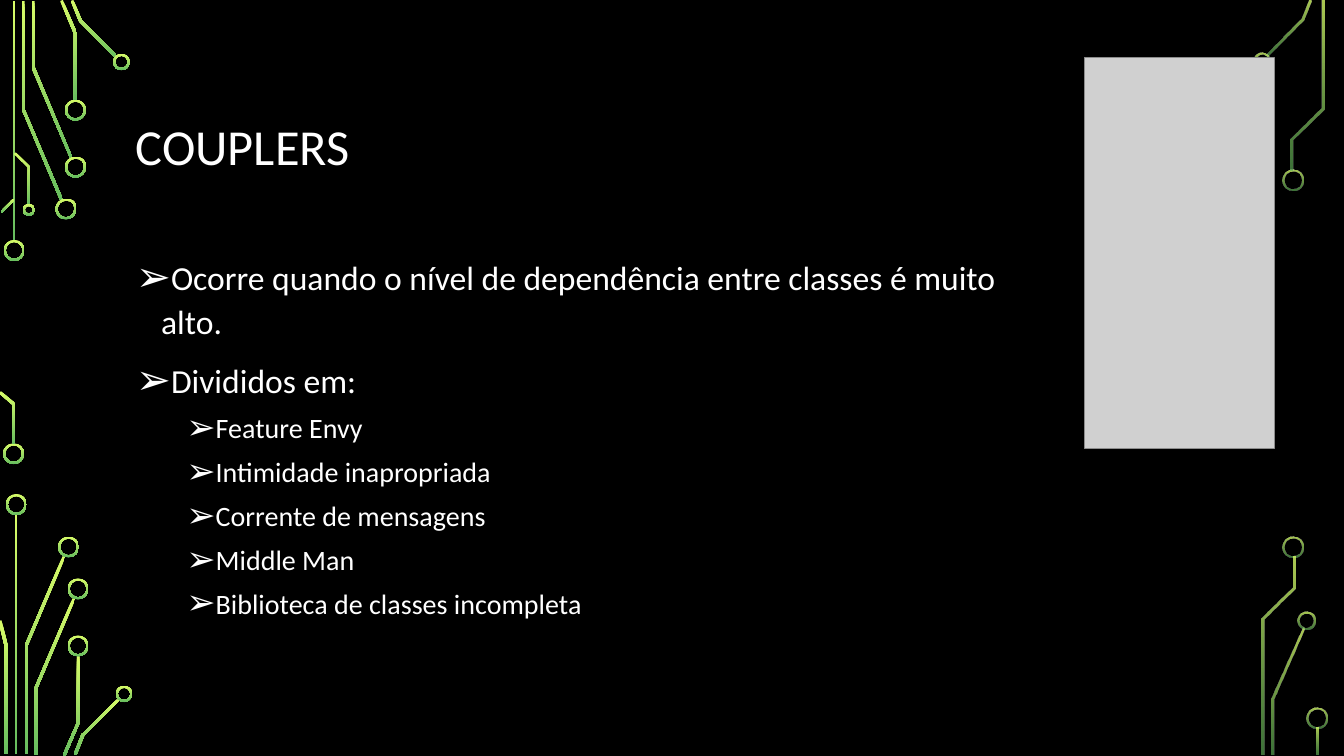
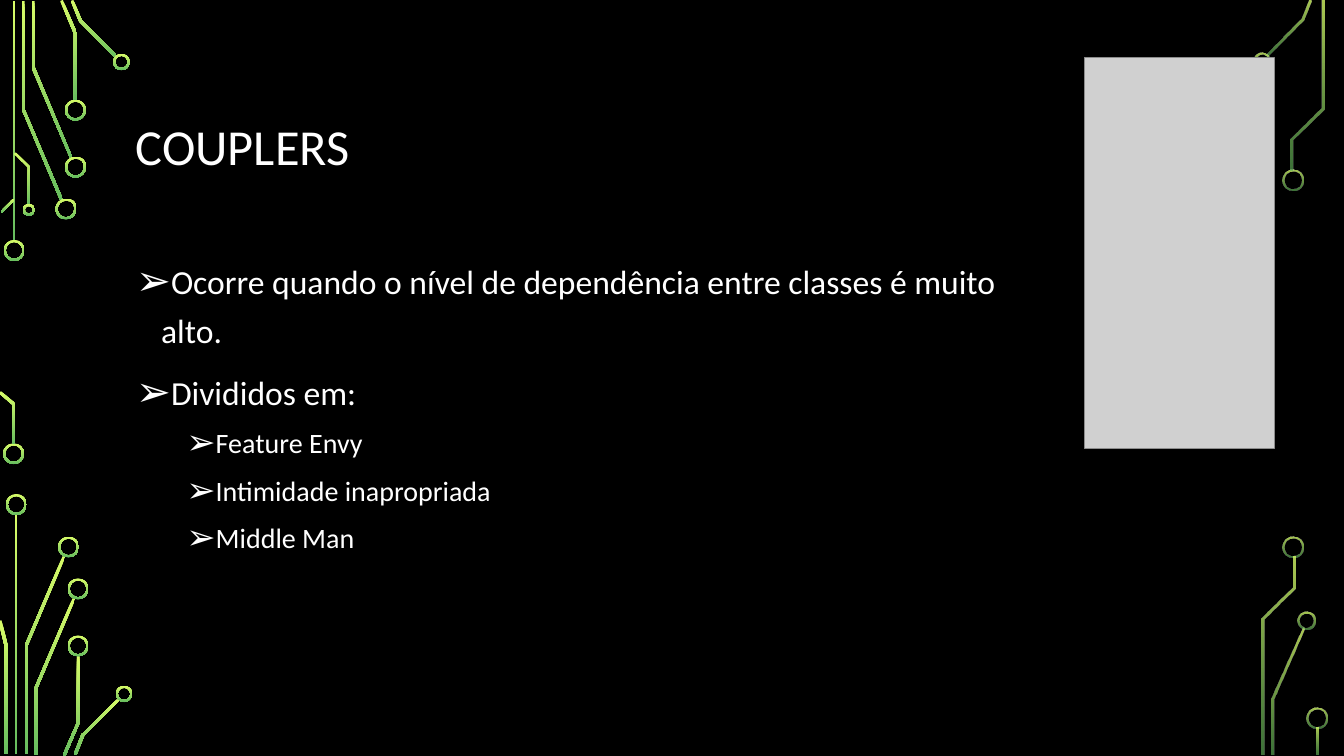
Before and after one commit to Zillyy/engdesoftwareA-elc1069, a slide deck: slide 11 of seminario/ENGENHARIA-DE-SOFTWARE-REFATORAÇÃO.pptx (slide 10 before the commit). Drawn at 1344x756 pixels with LibreOffice and Linux fonts; fonts in the diff are those of the drawing; grey boxes stand for pictures; background and template pictures are left out. Boxes give left, top, right and bottom in pixels: in the first picture for what was removed or moved away, otherwise in the second. Text is boxed around its words. In the diff, an @@ line names an element or a change of style, - is before the commit and + after.

```diff
--- a/seminario/ENGENHARIA-DE-SOFTWARE-REFATORAÇÃO.pptx
+++ b/seminario/ENGENHARIA-DE-SOFTWARE-REFATORAÇÃO.pptx
@@ text "Ocorre quando o nível de ..." at [161,270,995,548]: line spacing 1.1 to 1.2 @@
@@ text at [216,506,485,531]: paragraph removed @@
-  ➢ Corrente de mensagens
@@ text at [216,594,581,619]: paragraph removed @@
-  ➢ Biblioteca de classes incompleta
```
Also in this commit, not shown: 1 other slide changed, 1 slide removed.
